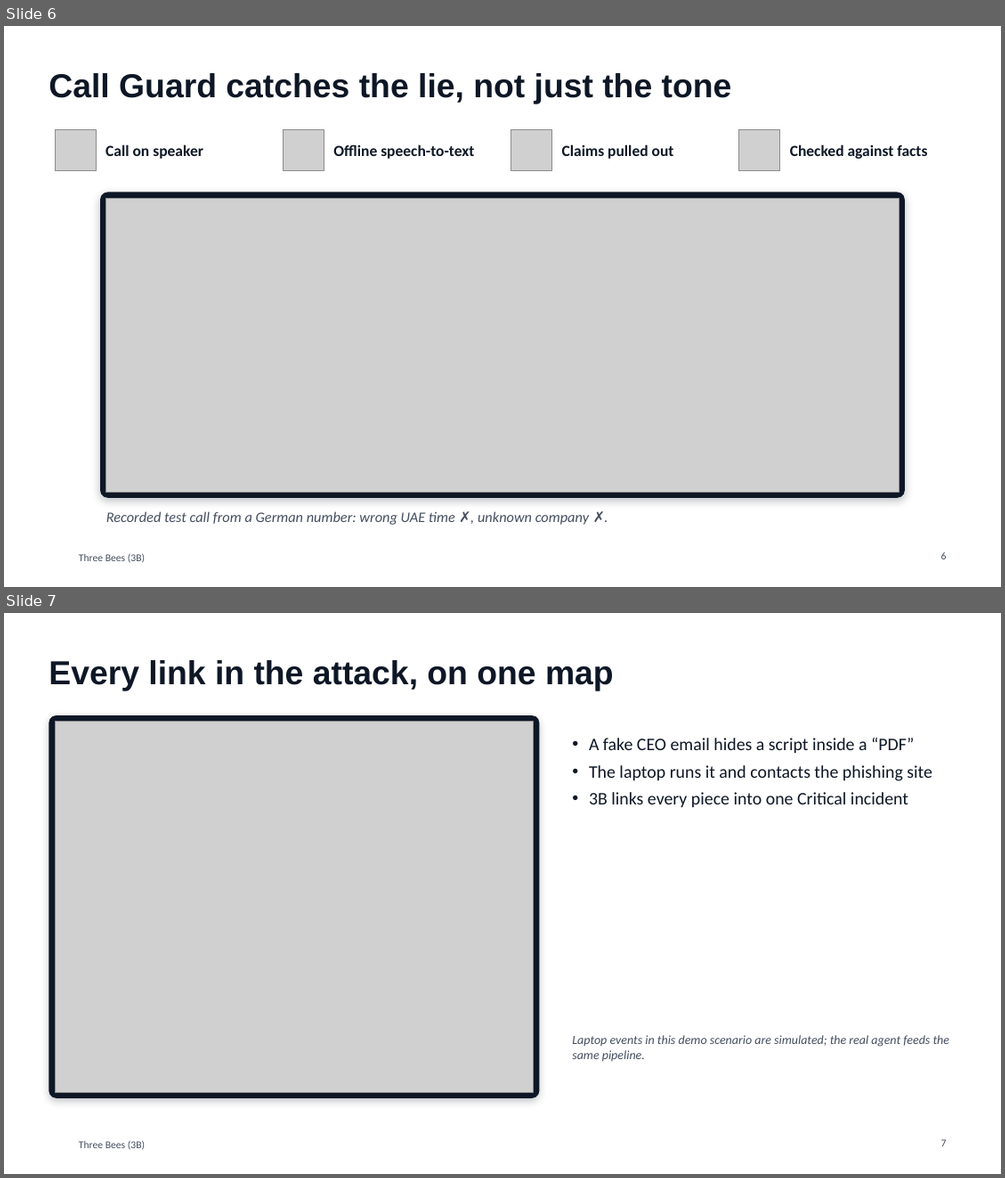
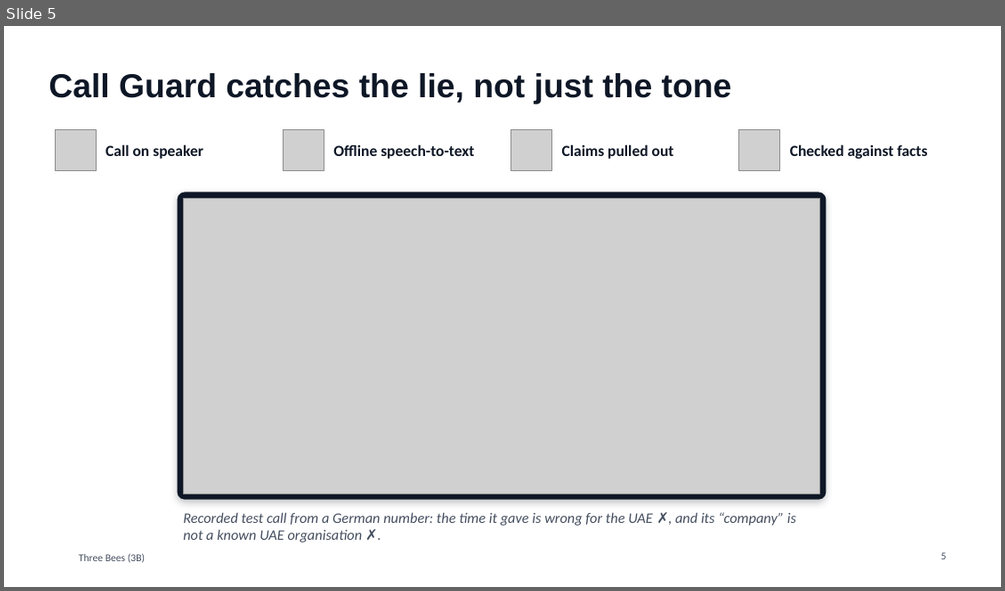
Before and after one commit to Mezx-1/three-bees, a slide deck: docs/presentation/ThreeBees_3B.pptx. Shown one above the other, each under a label of ours: slides 6 and 7 before the commit, slide 5 after it. The pictures are 1005x1178 and 1005x591 pixels, drawn with LibreOffice and Linux fonts; fonts in the diff are those of the drawing; grey boxes stand for pictures; background and template pictures are left out. Boxes give left, top, right and bottom in pixels: in the first picture for what was removed or moved away, otherwise in the second. Text is boxed around its words. In the diff, an @@ line names an element or a change of style, - is before the commit and + after.

```diff
--- a/docs/presentation/ThreeBees_3B.pptx
+++ b/docs/presentation/ThreeBees_3B.pptx
@@ slide 7 removed at [4, 613, 1001, 1174], background #FFFFFF; not listed: 1 template element that a slide beside it also shows @@
@@ title removed at [48, 660, 614, 690] @@
-Every link in the attack, on one map
@@ rounded rectangle removed at [48, 715, 540, 1098] @@
@@ picture removed at [55, 722, 534, 1093] @@
@@ text removed at [589, 738, 932, 808] @@
-• A fake CEO email hides a script inside a “PDF”
-• The laptop runs it and contacts the phishing site
-• 3B links every piece into one Critical incident
@@ text removed at [572, 1035, 950, 1062] @@
-Laptop events in this demo scenario are simulated; the real agent feeds the same pipeline.
@@ page number removed at [941, 1139, 947, 1146] @@
-7
@@ what was slide 6 is now slide 5 @@
@@ slide 5 changed as well @@
@@ rounded rectangle: place and size @@
-rounded rectangle at [100, 192, 905, 498]
+rounded rectangle at [178, 192, 826, 499]
@@ picture: place and size @@
-picture at [106, 198, 899, 491]
+picture at [184, 198, 821, 493]
@@ text at [183, 512, 796, 542]: text changed @@
-Recorded test call from a German number: wrong UAE time ✗, unknown company ✗.
+Recorded test call from a German number: the time it gave is wrong for the UAE ✗, and its “company” is not a known UAE organisation ✗.
@@ page number at [941, 552, 947, 559]: text changed @@
-6
+5
```
Also in this commit, not shown: 6 other slides changed, 4 slides added, 2 other slides removed, 1 other file.
